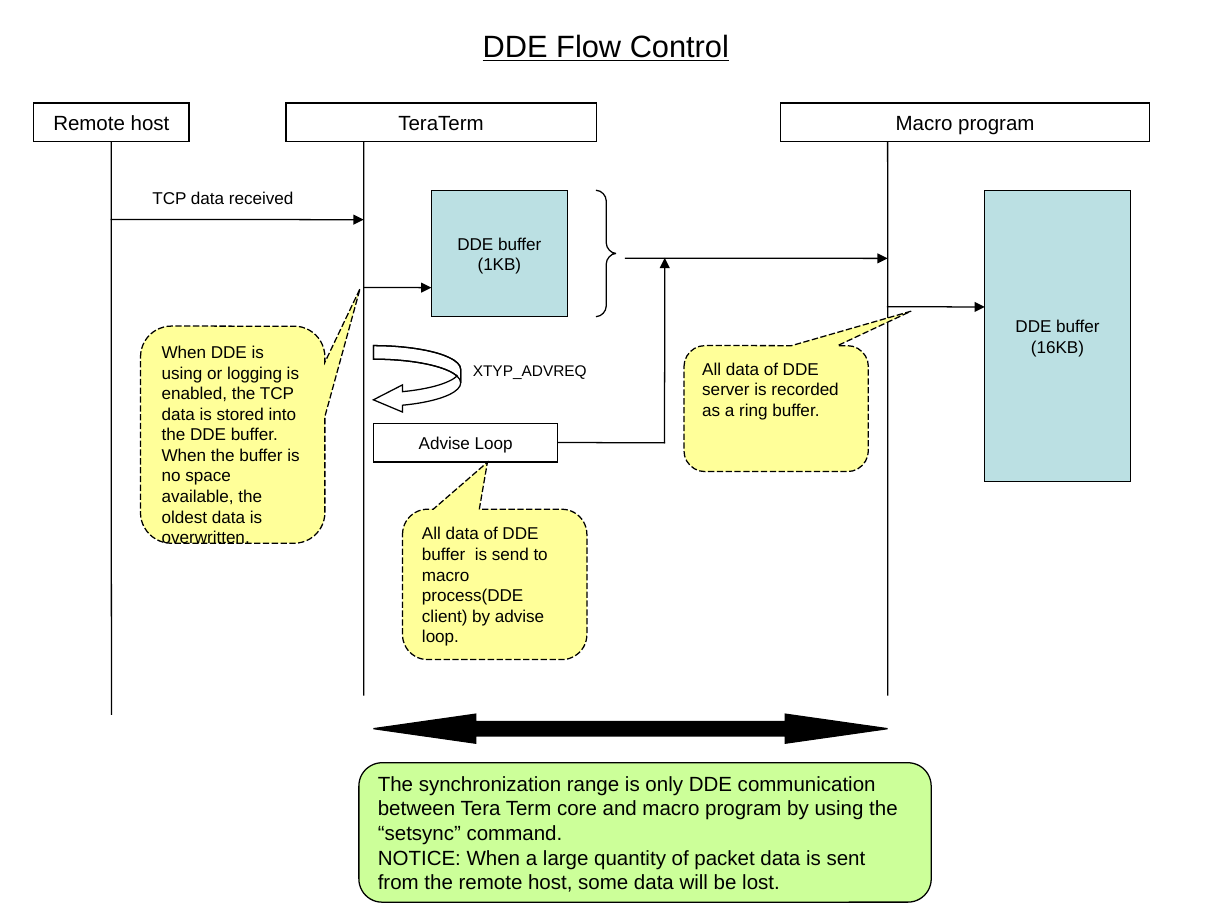
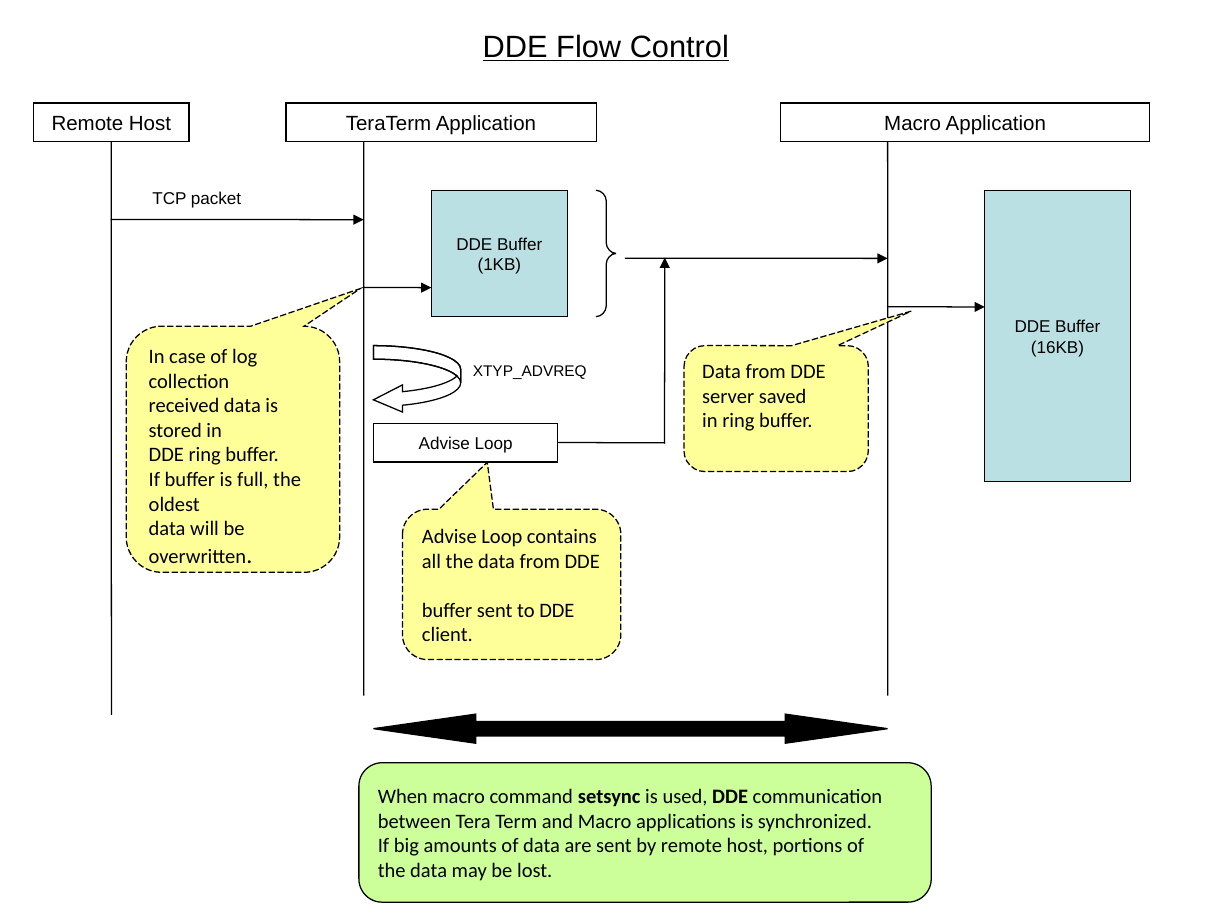
Before and after one commit to m-tmatma/teraterm-mirror-svn2git, a slide deck: slide 1 of doc/en/html/reference/image/dde_flowcontrol.ppt. Drawn at 1232x924 pixels with LibreOffice and Linux fonts; fonts in the diff are those of the drawing. Boxes give left, top, right and bottom in pixels: in the first picture for what was removed or moved away, otherwise in the second. Text is boxed around its words. In the diff, an @@ line names an element or a change of style, - is before the commit and + after.

```diff
--- a/doc/en/html/reference/image/dde_flowcontrol.ppt
+++ b/doc/en/html/reference/image/dde_flowcontrol.ppt
@@ text in rectangle at <box>52,116,171,131</box>: text changed @@
-Remote host
+Remote Host
@@ text in rectangle at <box>346,115,536,135</box>: text changed @@
-TeraTerm
+TeraTerm Application
@@ text in rectangle at <box>884,115,1046,135</box>: text changed @@
-Macro program
+Macro Application
@@ text at <box>152,191,241,208</box>: text changed @@
-TCP data received
+TCP packet
@@ text in rectangle at <box>456,237,542,250</box>: text changed @@
-DDE buffer
+DDE Buffer
@@ rounded speech box "In case of log collection ..." at <box>126,326,339,573</box>: proportions changed @@
@@ rounded speech box "In case of log collection ...": place and size @@
-rounded speech box "In case of log collection ..." at <box>140,326,325,543</box>
+rounded speech box "In case of log collection ..." at <box>126,326,339,573</box>
@@ text in rectangle at <box>1015,319,1100,332</box>: text changed @@
-DDE buffer
+DDE Buffer
@@ text in rounded speech box at <box>149,348,301,563</box>: text changed; size 10 to 12 pt; font Arial to Calibri @@
-When DDE is using or logging is enabled, the TCP data is stored into the DDE buffer.
-When the buffer is no space available, the oldest data is overwritten.
+In case of log collection
+received data is stored in
+DDE ring buffer.
+If buffer is full, the oldest
+data will be overwritten.
@@ text in rounded speech box at <box>702,364,825,431</box>: text changed; size 10 to 12 pt; font Arial to Calibri @@
-All data of DDE server is recorded as a ring buffer.
+Data from DDE
+server saved
+in ring buffer.
@@ rounded speech box "Advise Loop contains all the ...": place and size @@
-rounded speech box "Advise Loop contains all the ..." at <box>403,509,588,659</box>
+rounded speech box "Advise Loop contains all the ..." at <box>403,509,621,659</box>
@@ rounded speech box "Advise Loop contains all the ..." at <box>403,509,621,659</box>: proportions changed @@
@@ text in rounded speech box at <box>422,528,600,641</box>: text changed; size 10 to 12 pt; font Arial to Calibri @@
-All data of DDE buffer is send to macro process(DDE client) by advise loop.
+Advise Loop contains
+all the data from DDE
+buffer sent to DDE client.
@@ text in rounded rectangle at <box>378,788,883,881</box>: text changed; font Arial to Calibri @@
-The synchronization range is only DDE communication
-between Tera Term core and macro program by using the
-“setsync” command.
-NOTICE: When a large quantity of packet data is sent
-from the remote host, some data will be lost.
+When macro command setsync is used, DDE communication
+between Tera Term and Macro applications is synchronized.
+If big amounts of data are sent by remote host, portions of
+the data may be lost.
```
Also in this commit, not shown: 28 other files.
